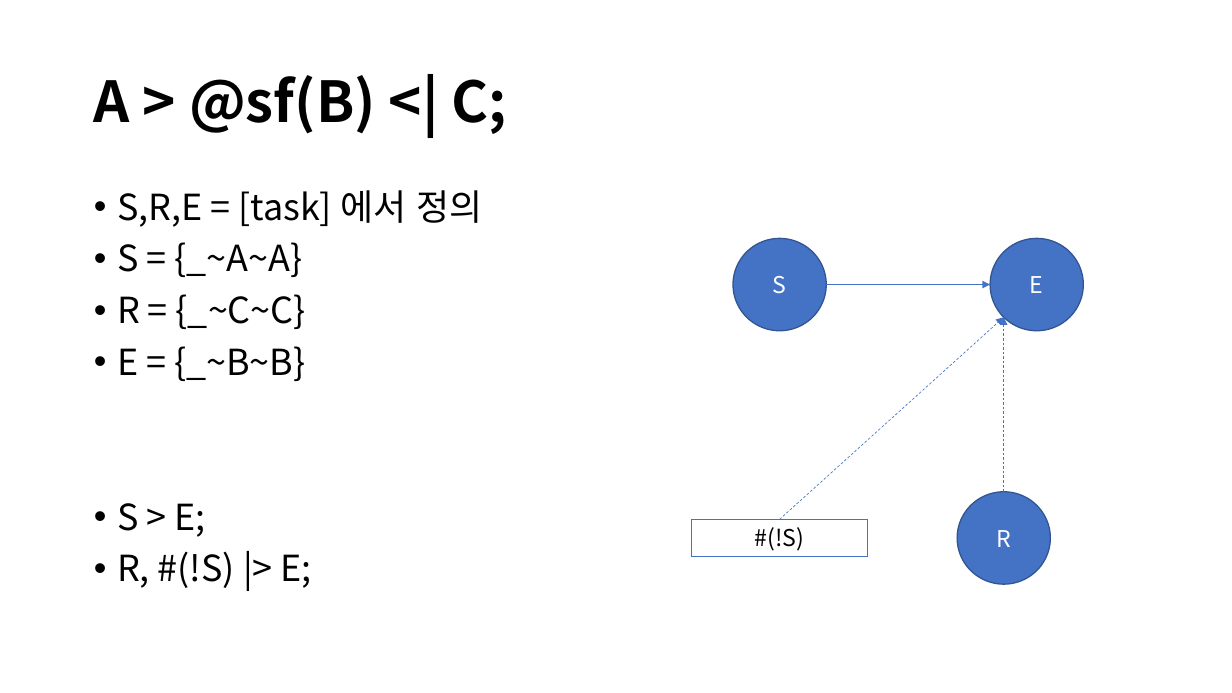
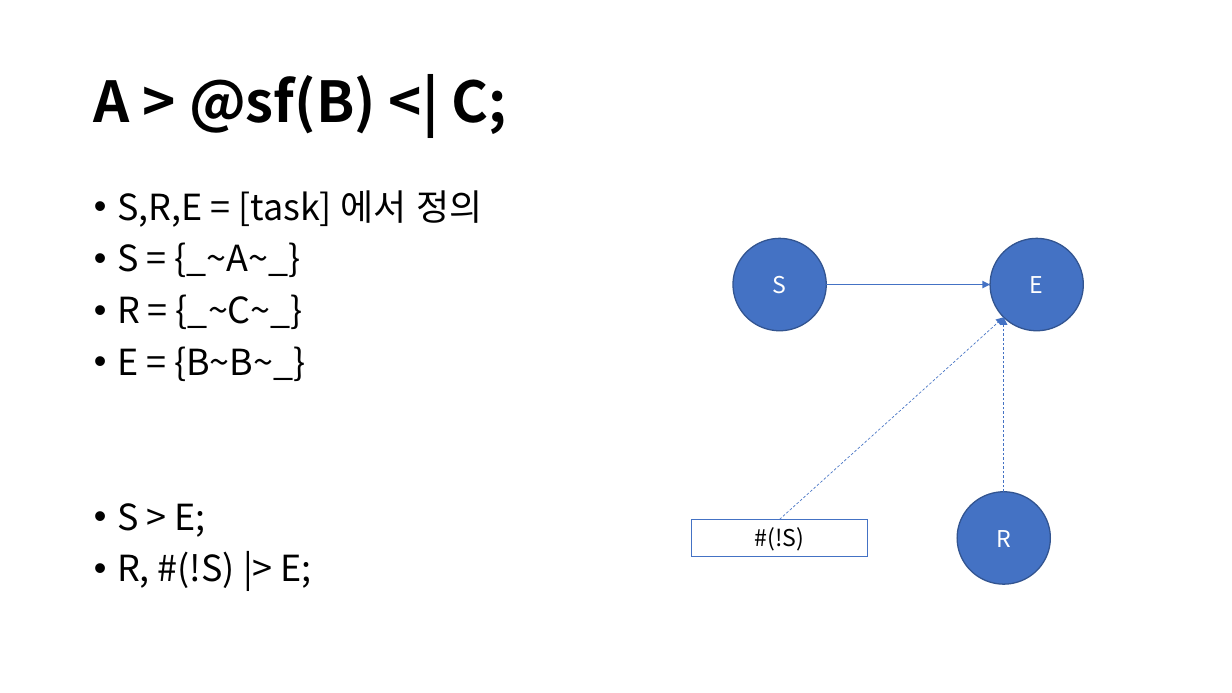
Before and after one commit to DualsoftDev/ds, a slide deck: slide 3 of Doc/PowerPoint/macro.pptx. Drawn at 1232x693 pixels with LibreOffice and Linux fonts; fonts in the diff are those of the drawing. Boxes give left, top, right and bottom in pixels: in the first picture for what was removed or moved away, otherwise in the second. Text is boxed around its words. In the diff, an @@ line names an element or a change of style, - is before the commit and + after.

```diff
--- a/Doc/PowerPoint/macro.pptx
+++ b/Doc/PowerPoint/macro.pptx
@@ text at box(117, 242, 305, 381): text changed @@
-• S = {_~A~A}
-• R = {_~C~C}
-• E = {_~B~B}
+• S = {_~A~_}
+• R = {_~C~_}
+• E = {B~B~_}
```
Also in this commit, not shown: 1 other slide changed.
